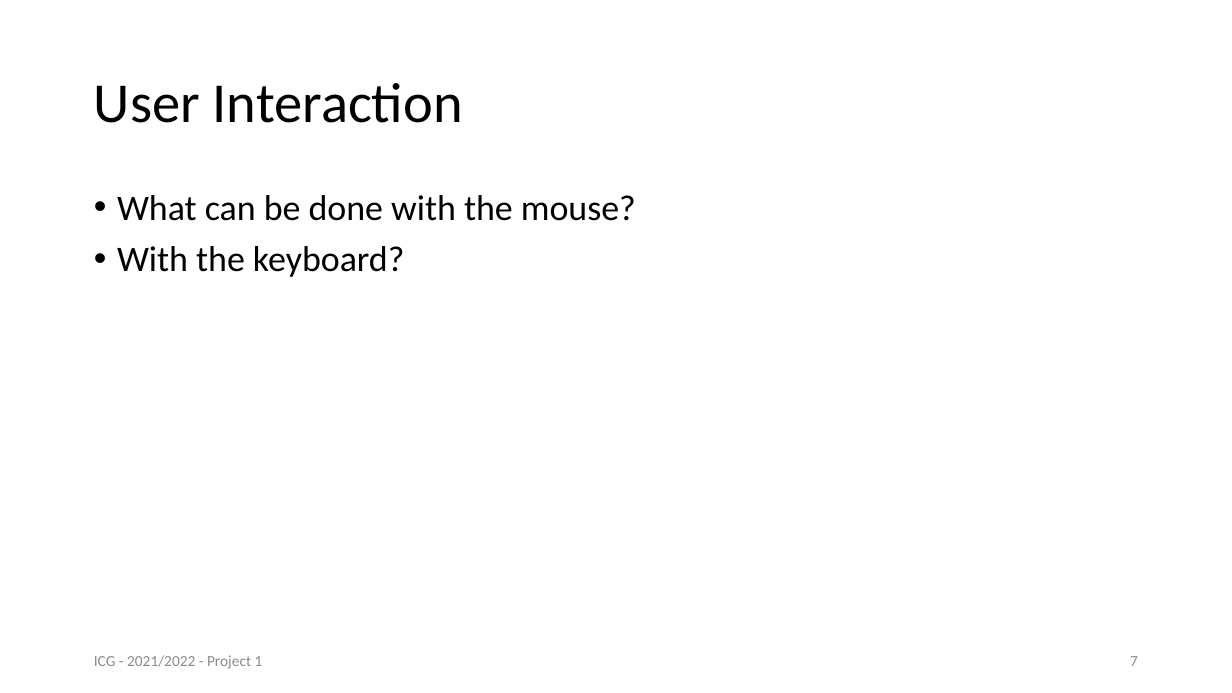
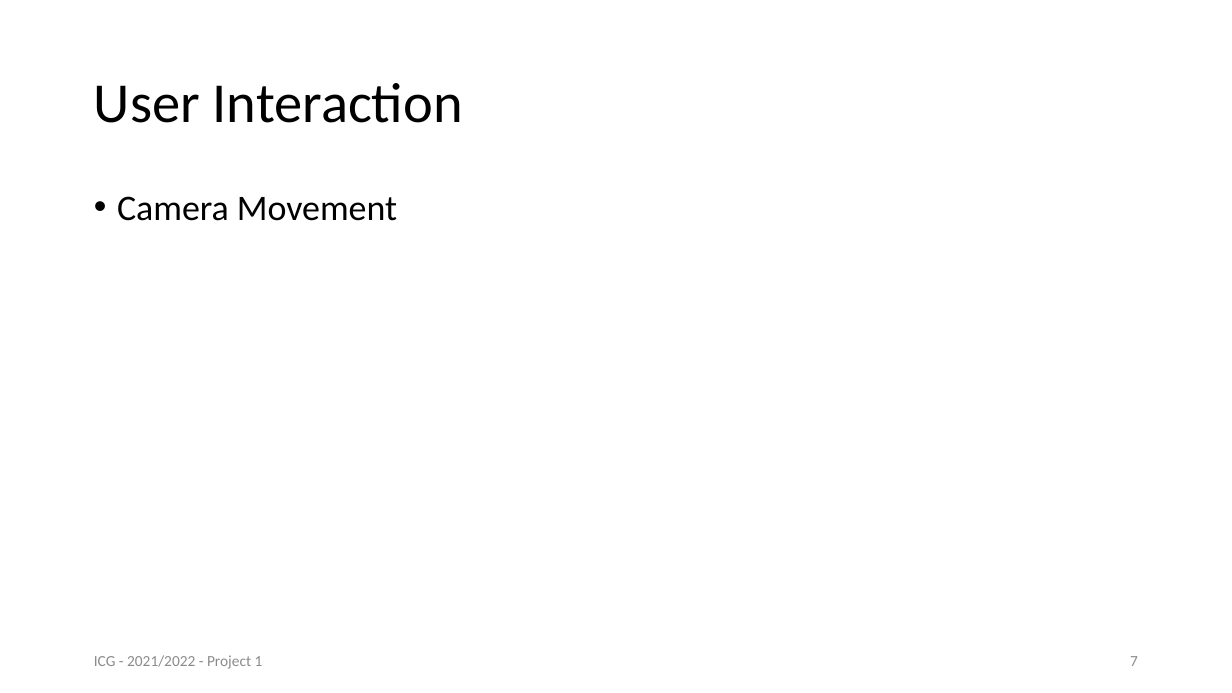
Before and after one commit to joaogasparp/leci_3ano, a slide deck: slide 7 of 2semestre/ICG/project/docs/Slides_Skeleton.pptx. Drawn at 1232x693 pixels with LibreOffice and Linux fonts; fonts in the diff are those of the drawing. Boxes give left, top, right and bottom in pixels: in the first picture for what was removed or moved away, otherwise in the second. Text is boxed around its words. In the diff, an @@ line names an element or a change of style, - is before the commit and + after.

```diff
--- a/2semestre/ICG/project/docs/Slides_Skeleton.pptx
+++ b/2semestre/ICG/project/docs/Slides_Skeleton.pptx
@@ text at [117,196,397,221]: text changed @@
-• What can be done with the mouse?
-• With the keyboard?
+• Camera Movement
```
Also in this commit, not shown: 5 other slides changed, 1 other file.
